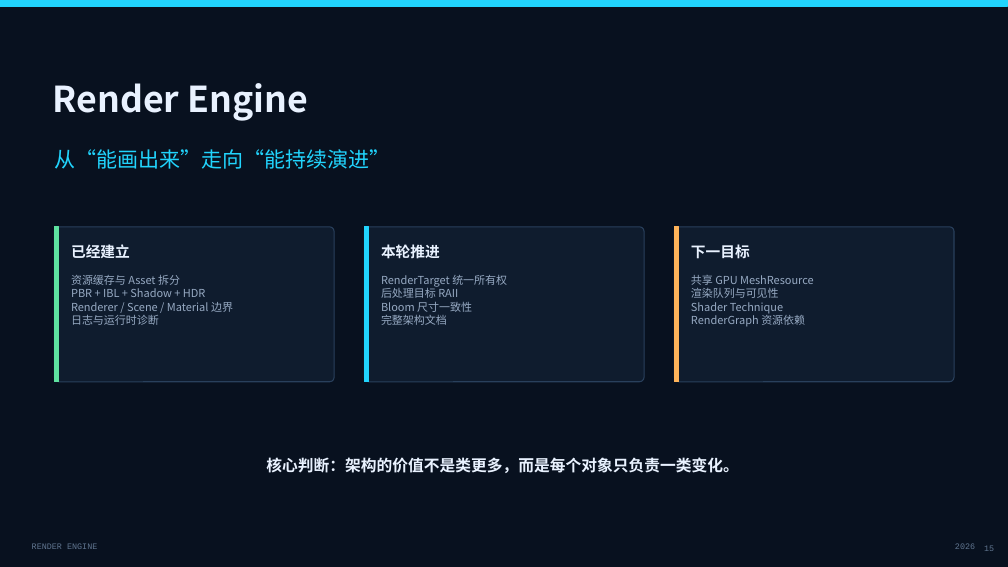
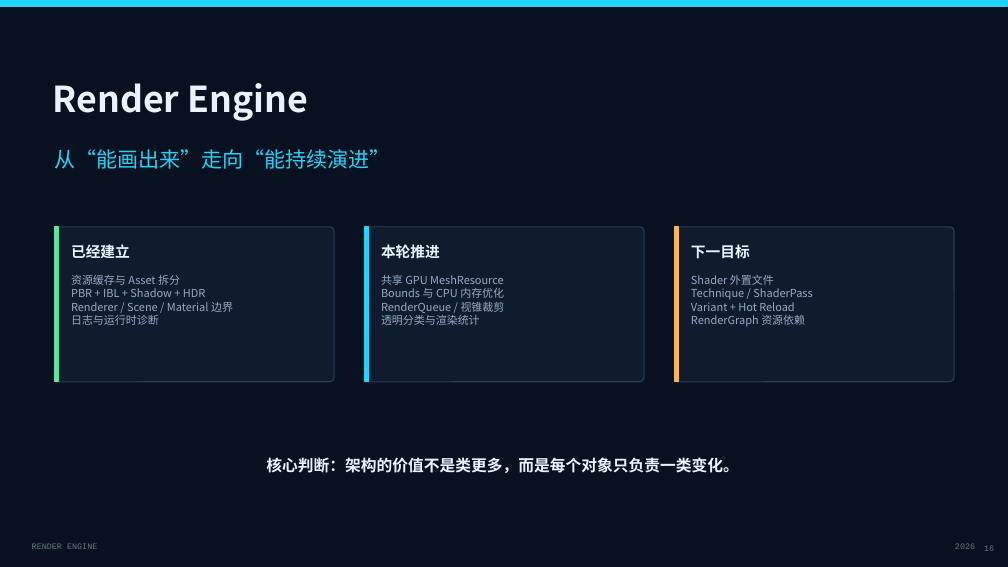
Before and after one commit to liurirui/rendering-engine, a slide deck: slide 16 of docs/RenderEngine_Project_Overview.pptx (slide 15 before the commit). Drawn at 1008x567 pixels with LibreOffice and Linux fonts; fonts in the diff are those of the drawing. Boxes give left, top, right and bottom in pixels: in the first picture for what was removed or moved away, otherwise in the second. Text is boxed around its words. In the diff, an @@ line names an element or a change of style, - is before the commit and + after.

Commit message:
构建基于 Bounds 的 RenderQueue 与视锥裁剪流程

```diff
--- a/docs/RenderEngine_Project_Overview.pptx
+++ b/docs/RenderEngine_Project_Overview.pptx
@@ text at (381,275,505,325): text changed @@
-RenderTarget 统一所有权
-后处理目标 RAII
-Bloom 尺寸一致性
-完整架构文档
+共享 GPU MeshResource
+Bounds 与 CPU 内存优化
+RenderQueue / 视锥裁剪
+透明分类与渲染统计
@@ text at (691,275,812,311): text changed @@
-共享 GPU MeshResource
-渲染队列与可见性
-Shader Technique
+Shader 外置文件
+Technique / ShaderPass
+Variant + Hot Reload
```
Also in this commit, not shown: 6 other slides changed, 1 slide added, 18 other files.
